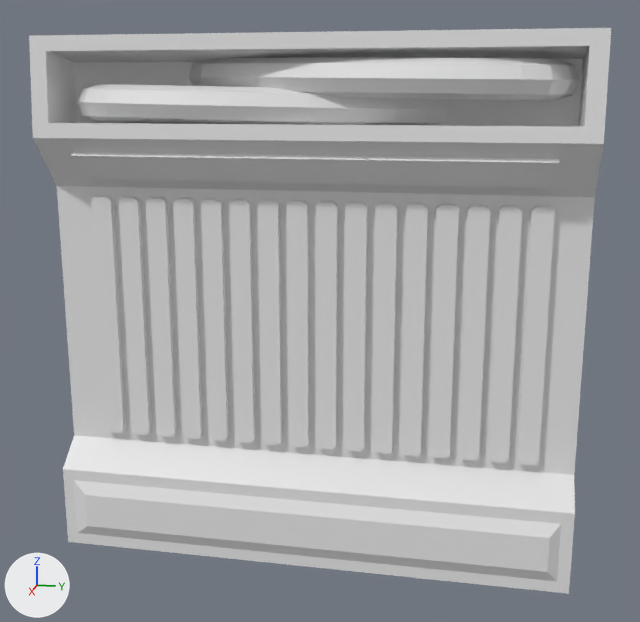
Two versions of the Blender file Tohet/Assets/Models/Wall1.blend, one commit apart.
One viewpoint serves both versions: a 50 mm camera at (4.99, 1.01, 1.2) aimed at (0.12, 0.04, -0.02). Lighting does not change. The marker at lower left points along +X, +Y and +Z.
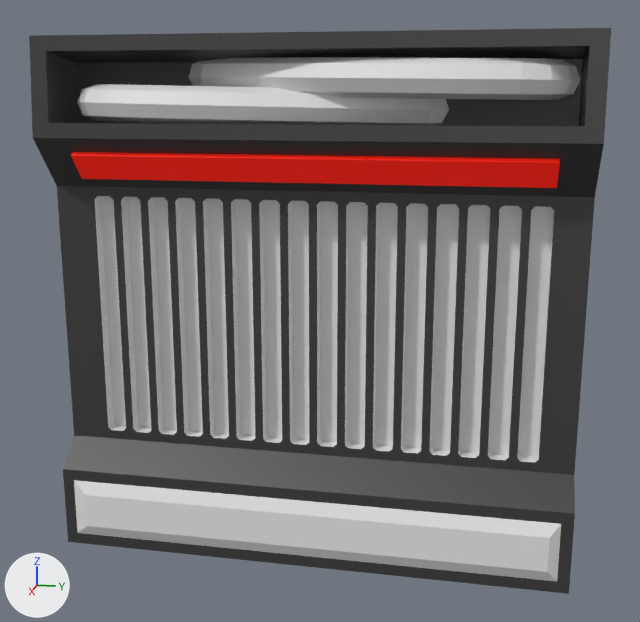
The change, as a diff of the scene's bpy script:
```diff
--- a/Tohet/Assets/Models/Wall1.blend.py
+++ b/Tohet/Assets/Models/Wall1.blend.py
@@ mat_pipe2 @@
+mat_pipe2 = principled_material('Pipe2')
+mat_pipe2.base_color = (0.8, 0.8, 0.8)  # white #e7e7e7
@@ mat_pipe1 @@
+mat_pipe1 = principled_material('Pipe1')
+mat_pipe1.base_color = (0.8, 0.8, 0.8)  # white #e7e7e7
@@ mat_glowing @@
+mat_glowing = principled_material('Glowing')
+mat_glowing.base_color = (0.8, 0.00127, 0.0)  # red #e70400
+mat_glowing.emission_color = (0.268, 0.00442, 0.0)  # red #8d0e00
+mat_glowing.emission_strength = 1.0
@@ mat_white @@
+mat_white = principled_material('White')
+mat_white.base_color = (0.8, 0.8, 0.8)  # white #e7e7e7
@@ mat_black @@
+mat_black = principled_material('Black')
+mat_black.base_color = (0.0741, 0.0741, 0.0741)  # dark grey #4d4d4d
+mat_black.metallic = 0.554
+mat_black.specular_ior_level = 0.564
@@ me_cube_001 @@
 me_cube_001.from_pydata(...)  # 40 vertices, 38 faces; spans x -1.5..3.16, y -1.5..1.5, z -1.5..1.5
 # used by ob_cube; location = (0.0, 0.0, 0.0); scale = (0.14, 1.0, 1.0)
+# me_cube_001 part 1: 20 of the faces centred in x 0.0..3.13, y 0.0..1.5, z -1.5..1.5 switch from no material to mat_black (dark grey #4d4d4d)
+# me_cube_001 part 2: 6 of the faces centred in x 0.0..1.8, y -1.5..-1.41, z -1.26..1.23 switch from no material to mat_black (dark grey #4d4d4d)
+# me_cube_001 part 3: 5 of the faces centred in x -1.5, y 0.0, z -1.26..1.23 switch from no material to mat_black (dark grey #4d4d4d)
+# me_cube_001 part 4: 1 of the faces centred in x 2.72, y -1.47, z -1.26 switch from no material to mat_black (dark grey #4d4d4d)
+# me_cube_001 part 5: 1 of the faces centred in x 3.0, y -1.45, z 1.23 switch from no material to mat_black (dark grey #4d4d4d)
+me_cube_001.materials.append(mat_white)  # white #e7e7e7
@@ me_plane_001 @@
 me_plane_001.from_pydata(...)  # 8 vertices, 6 faces; spans x -0.058..0.058, y -0.105..1.329, z 0.347..0.464
+me_plane_001.materials.append(mat_white)  # white #e7e7e7
@@ me_cube_002 @@
 me_cube_002.from_pydata(...)  # 8 vertices, 6 faces; spans x -1.5..1.5, y -1.5..1.5, z -1.5..1.5
+me_cube_002.materials.append(mat_glowing)  # red #e70400
@@ me_cylinder @@
 me_cylinder.from_pydata(...)  # 16 vertices, 10 faces; spans x -0.1..0.1, y -0.1..0.1, z -0.08..0.08
+me_cylinder.materials.append(mat_pipe1)  # white #e7e7e7
@@ me_cylinder_001 @@
 me_cylinder_001.from_pydata(...)  # 16 vertices, 10 faces; spans x -0.1..0.1, y -0.1..0.1, z -0.08..0.08
+me_cylinder_001.materials.append(mat_pipe2)  # white #e7e7e7
@@ ob_cube @@
 ob_cube.scale = (0.14, 1.0, 1.0)
+_m = ob_cube.modifiers.new('Boolean', 'BOOLEAN')
+_m.object = ob_plane_001
+_m.solver = 'FLOAT'
@@ ob_plane_001 @@
 _m = ob_plane_001.modifiers.new('Array.001', 'ARRAY')
 _m.relative_offset_displace = (1.4, 0.0, 0.0)
+ob_plane_001.hide_viewport = True
```

Where the change shows, as pixel boxes (x1, y1, x2, y2) in the pictures (640 x 622 px):
'Plane.001', hidden: before (92, 196, 555, 465)
'Light', recoloured (grey to red): (71, 152, 560, 188) in both
part 1 of me_cube_001, recoloured: (30, 28, 611, 594) in both
part 2 of me_cube_001, recoloured: (46, 51, 77, 123) in both
part 4 of me_cube_001, recoloured: (63, 470, 78, 542) in both
part 5 of me_cube_001, recoloured: (29, 36, 48, 137) in both
